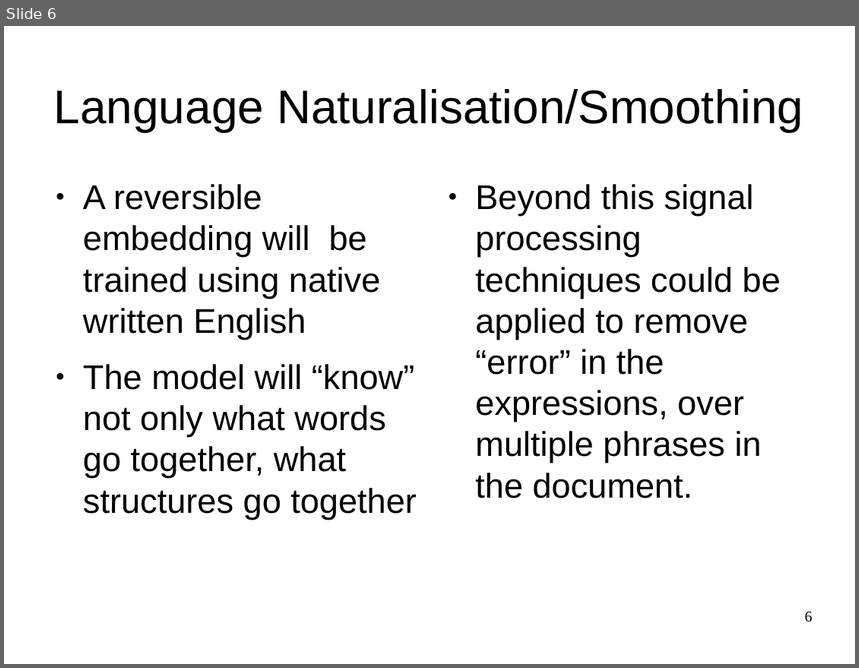
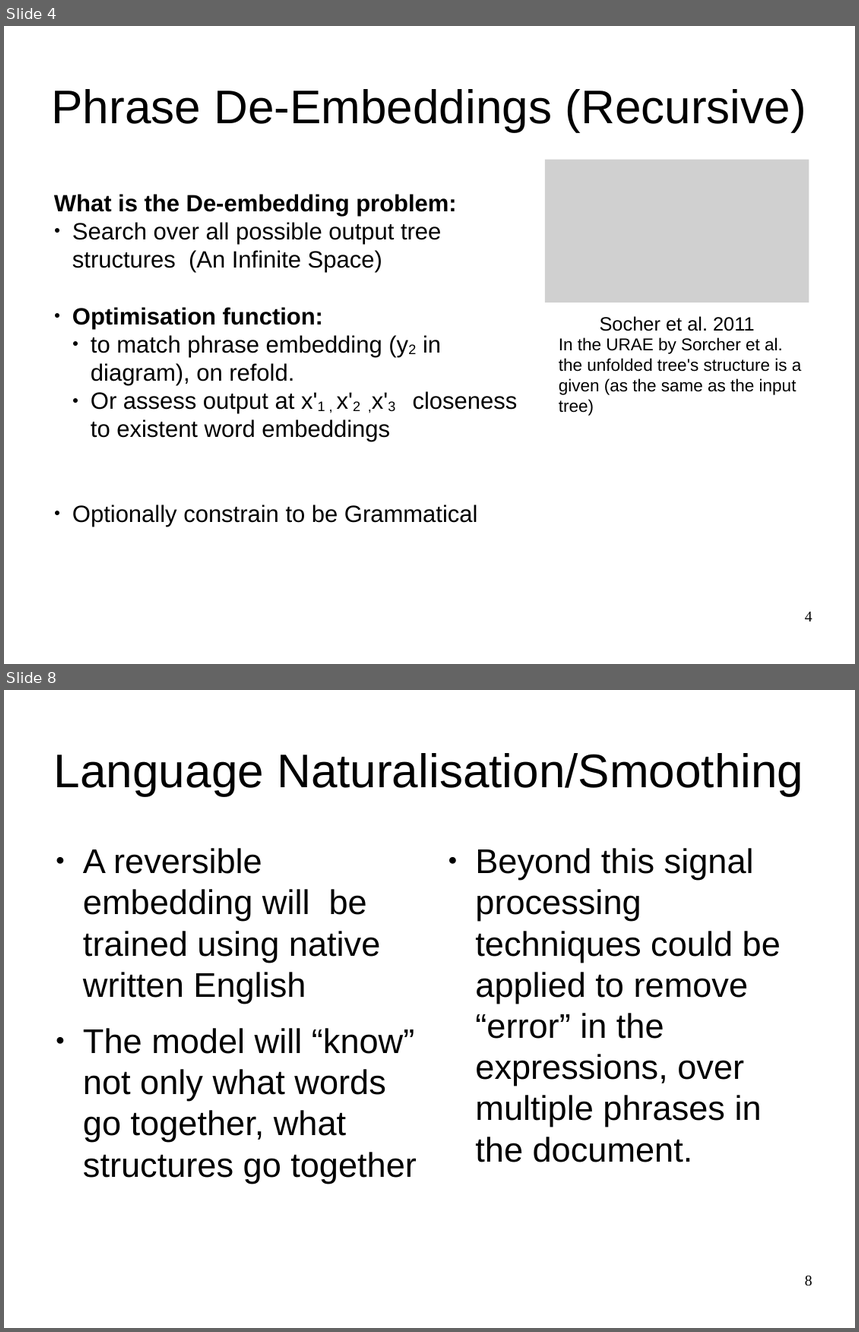
Before and after one commit to oxinabox/phd, a slide deck: documents_prepared/themes/themes.odp. Shown one above the other, each under a label of ours: slide 6 before the commit, slides 4 and 8 after it; the slides between them are not shown. The pictures are 859x668 and 859x1332 pixels, drawn with LibreOffice and Linux fonts; fonts in the diff are those of the drawing; grey boxes stand for pictures. Boxes give left, top, right and bottom in pixels: in the first picture for what was removed or moved away, otherwise in the second. Text is boxed around its words. In the diff, an @@ line names an element or a change of style, - is before the commit and + after.

```diff
--- a/documents_prepared/themes/themes.odp
+++ b/documents_prepared/themes/themes.odp
@@ slide 4 added at (4, 26, 855, 664), background #FFFFFF @@
@@ title added at (52, 89, 807, 132), 44 pt, text #000000 @@
+Phrase De-Embeddings (Recursive)
@@ picture added at (545, 160, 810, 303), 18 pt, text #000000 @@
+Socher et al. 2011
@@ text added at (54, 194, 518, 528), 22 pt, text #000000 @@
+What is the De-embedding problem:
+● Search over all possible output tree structures (An Infinite Space)
+● Optimisation function:
+  ● to match phrase embedding (y2 in diagram), on refold.
+  ● Or assess output at x'1 , x'2 ,x'3 closeness to existent word embeddings
+● Optionally constrain to be Grammatical
@@ text added at (559, 338, 802, 416), 16 pt, text #000000 @@
+In the URAE by Sorcher et al. the unfolded tree's structure is a given (as the same as the input tree)
@@ page number added at (805, 612, 813, 622), 14 pt, text #000000 @@
+4
@@ what was slide 6 is now slide 8 @@
@@ page number at (805, 1276, 813, 1287): text changed @@
-6
+8
```
Also in this commit, not shown: 4 slides changed, 3 other slides added, 2 slides removed, 7 other files.
